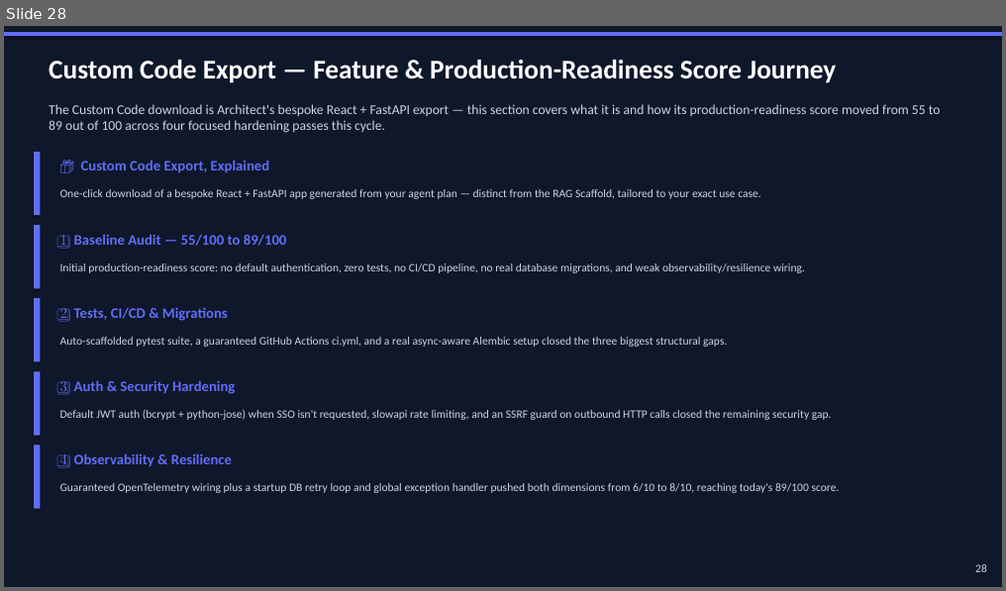
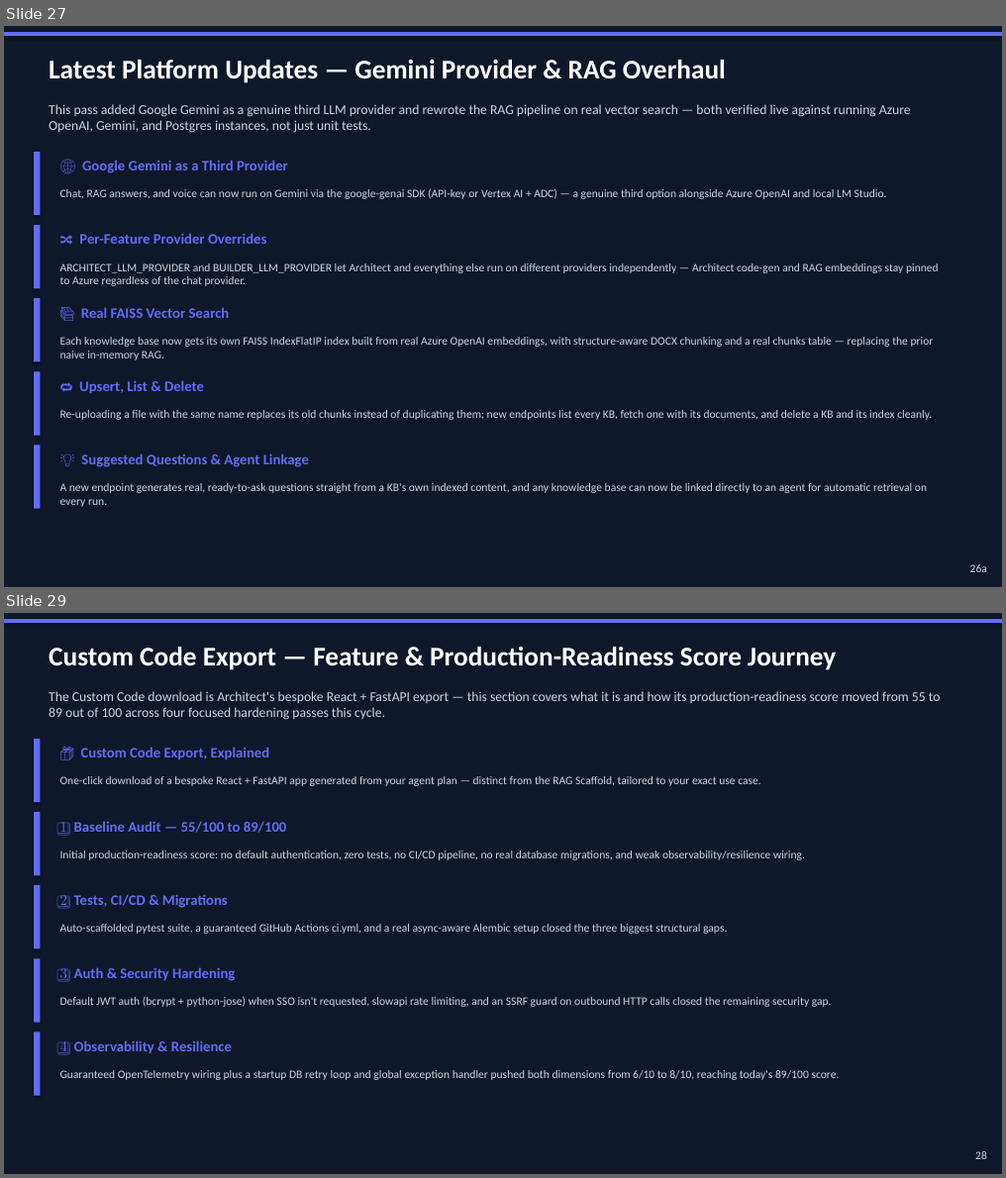
Before and after one commit to nsureshmanikandan/AgentForge, a slide deck: docs/AgentForge-PresentationV11.pptx. Shown one above the other, each under a label of ours: slide 28 before the commit, slides 27 and 29 after it; the slides between them are not shown. The pictures are 1006x591 and 1006x1178 pixels, drawn with LibreOffice and Linux fonts; fonts in the diff are those of the drawing. Boxes give left, top, right and bottom in pixels: in the first picture for what was removed or moved away, otherwise in the second. Text is boxed around its words. In the diff, an @@ line names an element or a change of style, - is before the commit and + after.

```diff
--- a/docs/AgentForge-PresentationV11.pptx
+++ b/docs/AgentForge-PresentationV11.pptx
@@ slide 27 added at [4,26,1002,587], background #FFFFFF @@
@@ rectangle added at [4,26,1002,587], fill #0F172A @@
@@ rectangle added at [4,32,1002,36], fill #606EF5 @@
@@ text added at [49,60,726,83], 26 pt, text #FFFFFF, bold @@
+Latest Platform Updates — Gemini Provider & RAG Overhaul
@@ text added at [49,104,911,133], 13 pt, text #CBD5E1 @@
+This pass added Google Gemini as a genuine third LLM provider and rewrote the RAG pipeline on real vector search — both verified live against running Azure OpenAI, Gemini, and Postgres instances, not just unit tests.
@@ rectangle added at [34,152,40,215], fill #606EF5 @@
@@ text added at [82,160,288,174], 14 pt, text #606EF5, bold @@
+🌐 Google Gemini as a Third Provider
@@ text added at [60,189,887,199], 11 pt, text #CBD5E1 @@
+Chat, RAG answers, and voice can now run on Gemini via the google-genai SDK (API-key or Vertex AI + ADC) — a genuine third option alongside Azure OpenAI and local LM Studio.
@@ rectangle added at [34,225,40,288], fill #606EF5 @@
@@ text added at [79,233,266,244], 14 pt, text #606EF5, bold @@
+🔀 Per-Feature Provider Overrides
@@ text added at [60,264,939,286], 11 pt, text #CBD5E1 @@
+ARCHITECT_LLM_PROVIDER and BUILDER_LLM_PROVIDER let Architect and everything else run on different providers independently — Architect code-gen and RAG embeddings stay pinned to Azure regardless of the chat provider.
@@ rectangle added at [34,298,40,363], fill #606EF5 @@
@@ text added at [81,307,230,318], 14 pt, text #606EF5, bold @@
+📚 Real FAISS Vector Search
@@ text added at [60,337,934,361], 11 pt, text #CBD5E1 @@
+Each knowledge base now gets its own FAISS IndexFlatIP index built from real Azure OpenAI embeddings, with structure-aware DOCX chunking and a real chunks table — replacing the prior naive in-memory RAG.
@@ rectangle added at [34,372,40,436], fill #606EF5 @@
@@ text added at [79,380,204,394], 14 pt, text #606EF5, bold @@
+🔁 Upsert, List & Delete
@@ text added at [60,410,932,420], 11 pt, text #CBD5E1 @@
+Re-uploading a file with the same name replaces its old chunks instead of duplicating them; new endpoints list every KB, fetch one with its documents, and delete a KB and its index cleanly.
@@ rectangle added at [34,445,40,509], fill #606EF5 @@
@@ text added at [81,454,309,468], 14 pt, text #606EF5, bold @@
+💡 Suggested Questions & Agent Linkage
@@ text added at [60,483,927,507], 11 pt, text #CBD5E1 @@
+A new endpoint generates real, ready-to-ask questions straight from a KB's own indexed content, and any knowledge base can now be linked directly to an agent for automatic retrieval on every run.
@@ text added at [970,565,987,572], 11 pt, text #CBD5E1 @@
+26a
@@ what was slide 28 is now slide 29 @@
```
Also in this commit, not shown: 2 slides changed, 2 other files.
